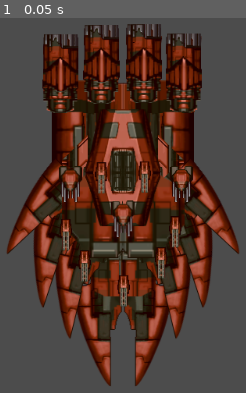
Above: before the commit, frame 1.
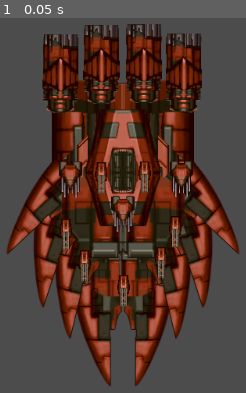
Above: after the commit, the same moment.

Repository: SeijiEmery/space-war-prototype
Game: Godot game, scene res://scenes/TestShipController.tscn
The game is run twice, just before and just after one commit, with the same random seed, the same clock (stepped at 60 frames per second) and the same inputs.
Inputs:
- Up to frame 1 (0.05 s): no input

The runs differ from the first frame. In frame 1, 1.7% of the frame differs, in the area x 23-79%, y 38-59%.

Commit message:
got projectiles to spawn at correct _locations_...

Diff:
--- /dev/null
+++ b/ProjectileSpawner.gd
@@ -0,0 +1,43 @@
+extends Node2D
+
+export(PackedScene) var projectile;
+export(float) var fire_rate = 0.5# setget setFireRate, getFireRate
+export(float) var projectile_speed = 500.0
+
+func setFireRate (rate):
+	fire_rate = rate
+	$Timer.wait_time = 1.0 / fire_rate
+
+func _ready ():
+	$Timer.wait_time = 1.0 / fire_rate
+
+func getFireRate ():
+	return fire_rate
+
+func set_firing (firing):
+	if firing and $Timer.is_stopped():
+		_fire()
+		$Timer.start()
+	elif not firing:
+		$Timer.stop()
+
+func _fire ():
+	print("FIRE!")
+	var p = projectile.instance()
+	p.init(
+		get_global_transform().xform(Vector2(0, 0)),
+		get_global_transform().xform(Vector2(cos(rotation), sin(rotation)) * projectile_speed)
+	)
+
+	var node = self
+	while node.get_parent():
+		node = node.get_parent()
+	node.add_child(p)
+	if $Timer.is_stopped():
+		$Timer.start()
+
+func _on_Timer_timeout():
+	_fire()
+
+func _process (dt):
+	set_firing(Input.get_joy_axis(0, JOY_AXIS_7) > 0.5)
--- a/scenes/TestShipController.tscn
+++ b/scenes/TestShipController.tscn
@@ -3,7 +3,7 @@
 [ext_resource path="res://TestShipController.gd" type="Script" id=1]
 [ext_resource path="res://ships/Cruiser.tscn" type="PackedScene" id=2]
 
-[node name="TestShipController" type="Node2D" index="0"]
+[node name="TestShipController" type="Node2D"]
 
 script = ExtResource( 1 )
 DEADZONE = 0.1
--- a/ships/LargeTurret.tscn
+++ b/ships/LargeTurret.tscn
@@ -1,7 +1,8 @@
-[gd_scene load_steps=3 format=2]
+[gd_scene load_steps=4 format=2]
 
 [ext_resource path="res://ships/Turret.gd" type="Script" id=1]
 [ext_resource path="res://graphics/turret97.png" type="Texture" id=2]
+[ext_resource path="res://ships/ProjectileSpawner.tscn" type="PackedScene" id=3]
 
 [node name="Turret" type="Node2D"]
 
@@ -10,5 +11,29 @@
 
 [node name="turret97" type="Sprite" parent="." index="0"]
 
-position = Vector2( -0.0902729, -6.52576 )
+position = Vector2( -0.00241089, -0.0448151 )
 texture = ExtResource( 2 )
+
+[node name="ProjectileSpawner" parent="." index="1" instance=ExtResource( 3 )]
+
+position = Vector2( -10.6892, -23.9572 )
+fire_rate = 0.5
+projectile_speed = 500.0
+
+[node name="ProjectileSpawner2" parent="." index="2" instance=ExtResource( 3 )]
+
+position = Vector2( 10.3943, -23.6903 )
+fire_rate = 0.5
+projectile_speed = 500.0
+
+[node name="ProjectileSpawner3" parent="." index="3" instance=ExtResource( 3 )]
+
+position = Vector2( 6.79139, -31.2963 )
+fire_rate = 0.5
+projectile_speed = 500.0
+
+[node name="ProjectileSpawner4" parent="." index="4" instance=ExtResource( 3 )]
+
+position = Vector2( -6.95291, -30.4957 )
+fire_rate = 0.5
+projectile_speed = 500.0
--- /dev/null
+++ b/ships/MediumProjectile.tscn
@@ -0,0 +1,47 @@
+[gd_scene load_steps=4 format=2]
+
+[ext_resource path="res://graphics/fx/beams.png" type="Texture" id=1]
+
+[sub_resource type="CapsuleShape2D" id=1]
+
+custom_solver_bias = 0.0
+radius = 9.31182
+height = 3.19596
+
+[sub_resource type="AtlasTexture" id=2]
+
+flags = 4
+atlas = ExtResource( 1 )
+region = Rect2( 3.375, 4.75, 20.25, 25.5 )
+margin = Rect2( 0, 0, 0, 0 )
+filter_clip = false
+
+[node name="Projectile" type="RigidBody2D" index="0"]
+
+input_pickable = false
+collision_layer = 1
+collision_mask = 1
+mode = 0
+mass = 1.0
+friction = 1.0
+bounce = 0.0
+gravity_scale = 1.0
+custom_integrator = false
+continuous_cd = 0
+contacts_reported = 0
+contact_monitor = false
+sleeping = false
+can_sleep = true
+linear_velocity = Vector2( 0, 0 )
+linear_damp = -1.0
+angular_velocity = 0.0
+angular_damp = -1.0
+
+[node name="CollisionShape2D" type="CollisionShape2D" parent="." index="0"]
+
+shape = SubResource( 1 )
+
+[node name="Sprite" type="Sprite" parent="." index="1"]
+
+position = Vector2( -0.362366, -0.905907 )
+texture = SubResource( 2 )
--- /dev/null
+++ b/ships/Projectile.gd
@@ -0,0 +1,14 @@
+extends RigidBody2D
+
+var velocity = Vector2(0, 0)
+
+func init (pos, vel):
+	position = get_global_transform().xform_inv(pos)
+	print("init projectile: %s, %s"%[position, vel])
+
+func _integrate_forces (state):
+	state.linear_velocity = velocity
+
+func _on_Timer_timeout():
+	print("Killing projectile")
+	get_parent().remove_child(self)
--- /dev/null
+++ b/ships/ProjectileSpawner.tscn
@@ -0,0 +1,22 @@
+[gd_scene load_steps=3 format=2]
+
+[ext_resource path="res://ProjectileSpawner.gd" type="Script" id=1]
+[ext_resource path="res://ships/SmallProjectile.tscn" type="PackedScene" id=2]
+
+[node name="ProjectileSpawner" type="Node2D"]
+
+position = Vector2( 68.9549, 37.8765 )
+scale = Vector2( 0.0310567, 0.0290623 )
+script = ExtResource( 1 )
+projectile = ExtResource( 2 )
+fire_rate = 0.5
+projectile_speed = 500.0
+
+[node name="Timer" type="Timer" parent="." index="0"]
+
+process_mode = 1
+wait_time = 1.0
+one_shot = false
+autostart = true
+
+[connection signal="timeout" from="Timer" to="." method="_on_Timer_timeout"]
--- /dev/null
+++ b/ships/SmallProjectile.tscn
@@ -0,0 +1,59 @@
+[gd_scene load_steps=5 format=2]
+
+[ext_resource path="res://ships/Projectile.gd" type="Script" id=1]
+[ext_resource path="res://graphics/fx/beams.png" type="Texture" id=2]
+
+[sub_resource type="CapsuleShape2D" id=1]
+
+custom_solver_bias = 0.0
+radius = 3.33282
+height = 8.63142
+
+[sub_resource type="AtlasTexture" id=2]
+
+flags = 4
+atlas = ExtResource( 2 )
+region = Rect2( 39.125, 25, 16, 24.75 )
+margin = Rect2( 0, 0, 0, 0 )
+filter_clip = false
+
+[node name="Projectile" type="RigidBody2D" index="0"]
+
+input_pickable = false
+collision_layer = 2
+collision_mask = 2
+mode = 0
+mass = 1.0
+friction = 1.0
+bounce = 0.0
+gravity_scale = 1.0
+custom_integrator = false
+continuous_cd = 0
+contacts_reported = 0
+contact_monitor = false
+sleeping = false
+can_sleep = true
+linear_velocity = Vector2( 0, 0 )
+linear_damp = -1.0
+angular_velocity = 0.0
+angular_damp = -1.0
+script = ExtResource( 1 )
+_sections_unfolded = [ "Collision", "Pickable", "Transform", "Z Index" ]
+
+[node name="CollisionShape2D" type="CollisionShape2D" parent="." index="0"]
+
+shape = SubResource( 1 )
+
+[node name="Sprite" type="Sprite" parent="." index="1"]
+
+position = Vector2( 0.181183, 3.8147e-06 )
+texture = SubResource( 2 )
+
+[node name="Timer" type="Timer" parent="." index="2"]
+
+process_mode = 1
+wait_time = 10.0
+one_shot = true
+autostart = true
+
+[connection signal="timeout" from="Timer" to="." method="_on_Timer_timeout"]
Binary file added: graphics/fx/beams.png
Not shown, added: graphics/fx/beams.png.import
